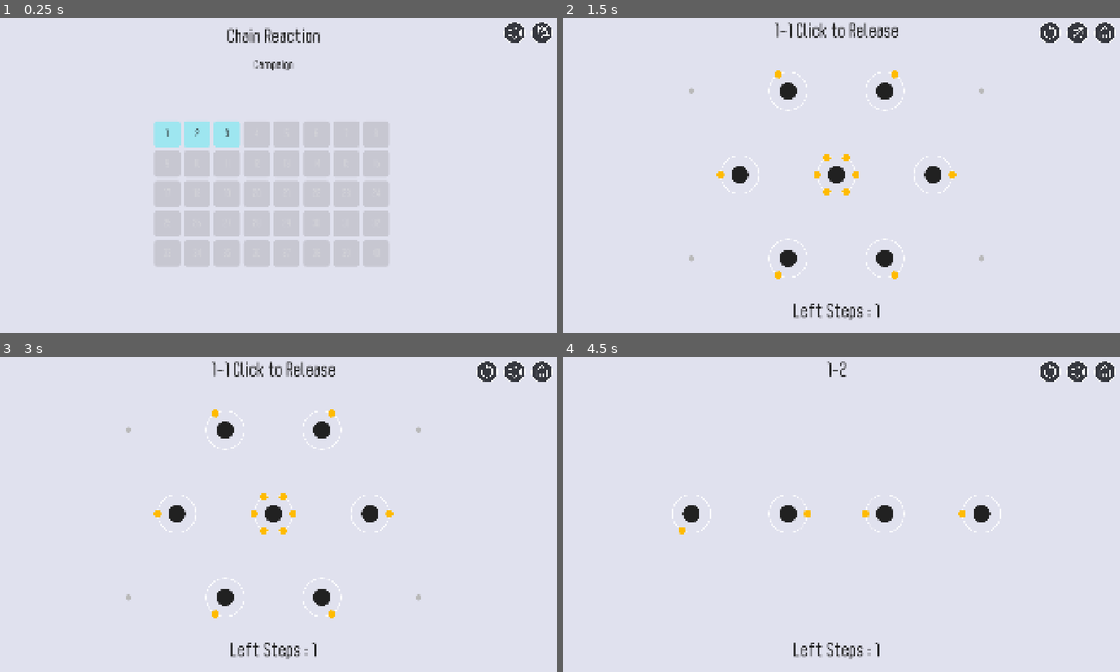
Above: before the commit, frames 1-4 (two rows, left to right).
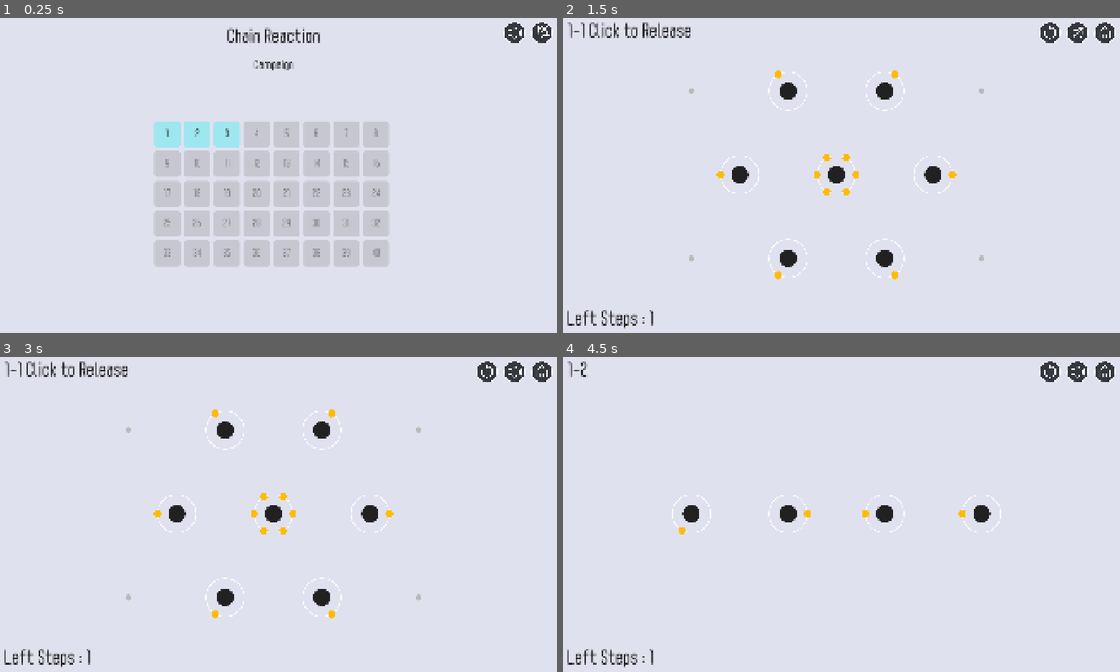
Above: after the commit, the same moments.

Repository: Ggross98/Godot-ChainReaction
Game: Godot game, scene res://scenes/main_menu.tscn
Same seed, same stepped clock (60 frames per second), same inputs: the game is played once before the commit and once after it.
Inputs (mouse positions are in pixels of both pictures, inside the frame that each line leads up to):
- Up to frame 1 (0.25 s): no input
- Up to frame 2 (1.5 s): click (1075, 33) at 0.5 s; click "1" at 1.25 s
- Up to frame 3 (3 s): click (484, 372) at 2 s; click (512, 372) at 2.75 s
- Up to frame 4 (4.5 s): click (1103, 372) at 3.5 s; click "2" at 4.25 s

The runs differ from the first frame. In frame 1, 0.6% of the frame differs, in the area x 29-69%, y 35-76%; in frame 2, 1.5%, in the area x 0-61%, y 1-99%; in frame 3, 1.5%; in frame 4, 0.7%.

Commit message:
优化显示

Diff:
--- /dev/null
+++ b/chain-reaction/assets/ui/hud_theme.tres
@@ -0,0 +1,17 @@
+[gd_resource type="Theme" load_steps=2 format=3]
+
+[ext_resource type="FontFile" uid="uid://cuydmieucdm6p" path="res://assets/fonts/spagi.ttf" id="1_font"]
+
+[resource]
+default_font = ExtResource("1_font")
+default_font_size = 60
+Button/colors/font_color = Color(0.123, 0.123, 0.123, 1)
+Button/colors/font_disabled_color = Color(0.123, 0.123, 0.123, 0.45)
+Button/colors/font_focus_color = Color(0.123, 0.123, 0.123, 1)
+Button/colors/font_hover_color = Color(0.123, 0.123, 0.123, 1)
+Button/colors/font_pressed_color = Color(0.123, 0.123, 0.123, 1)
+Button/font_sizes/font_size = 32
+Button/fonts/font = ExtResource("1_font")
+Label/colors/font_color = Color(0.123, 0.123, 0.123, 1)
+Label/font_sizes/font_size = 60
+Label/fonts/font = ExtResource("1_font")
--- a/chain-reaction/scenes/game.tscn
+++ b/chain-reaction/scenes/game.tscn
@@ -1,23 +1,24 @@
-[gd_scene load_steps=6 format=3 uid="uid://ddmtdjkp4osy3"]
+[gd_scene format=3 uid="uid://ddmtdjkp4osy3"]
 
 [ext_resource type="Script" uid="uid://dyqfq31k1bwe6" path="res://scripts/game.gd" id="1_uwrxv"]
-[ext_resource type="Script" path="res://scripts/view/board_view.gd" id="2_board"]
-[ext_resource type="Texture2D" path="res://assets/sprites/ui/T_arrow_circle.png" id="3_restart"]
-[ext_resource type="Texture2D" path="res://assets/sprites/ui/T_11_home_.png" id="4_home"]
-[ext_resource type="Texture2D" path="res://assets/sprites/ui/sound_on.png" id="5_mute"]
+[ext_resource type="Script" uid="uid://j4fqj6w7veog" path="res://scripts/view/board_view.gd" id="2_board"]
+[ext_resource type="Texture2D" uid="uid://b7n4f6pufikuf" path="res://assets/sprites/ui/T_arrow_circle.png" id="3_restart"]
+[ext_resource type="Texture2D" uid="uid://d6rqs773qcim" path="res://assets/sprites/ui/T_11_home_.png" id="4_home"]
+[ext_resource type="Texture2D" uid="uid://jgv122wcwp1l" path="res://assets/sprites/ui/sound_on.png" id="5_mute"]
+[ext_resource type="Theme" path="res://assets/ui/hud_theme.tres" id="6_theme"]
 
-[node name="Game" type="Node2D"]
+[node name="Game" type="Node2D" unique_id=1332604730]
 script = ExtResource("1_uwrxv")
 
-[node name="Camera2D" type="Camera2D" parent="."]
+[node name="Camera2D" type="Camera2D" parent="." unique_id=2136974943]
 zoom = Vector2(108, 108)
 
-[node name="Board" type="Node2D" parent="."]
+[node name="Board" type="Node2D" parent="." unique_id=480485624]
 script = ExtResource("2_board")
 
-[node name="CanvasLayer" type="CanvasLayer" parent="."]
+[node name="CanvasLayer" type="CanvasLayer" parent="." unique_id=1716961451]
 
-[node name="HUD" type="Control" parent="CanvasLayer"]
+[node name="HUD" type="Control" parent="CanvasLayer" unique_id=269041118]
 layout_mode = 3
 anchors_preset = 15
 anchor_right = 1.0
@@ -25,21 +26,22 @@
 grow_horizontal = 2
 grow_vertical = 2
 mouse_filter = 2
+theme = ExtResource("6_theme")
 
-[node name="Title" type="Label" parent="CanvasLayer/HUD"]
+[node name="Title" type="Label" parent="CanvasLayer/HUD" unique_id=1022264561]
 layout_mode = 1
 anchors_preset = 5
 anchor_left = 0.5
 anchor_right = 0.5
-offset_left = -500.0
+offset_left = -903.0
 offset_top = 20.0
-offset_right = 500.0
+offset_right = 97.0
 offset_bottom = 100.0
 grow_horizontal = 2
-horizontal_alignment = 1
+text = "1-1 Click to Release"
 vertical_alignment = 1
 
-[node name="StateInfo" type="Label" parent="CanvasLayer/HUD"]
+[node name="StateInfo" type="Label" parent="CanvasLayer/HUD" unique_id=2002662140]
 layout_mode = 1
 anchors_preset = 8
 anchor_left = 0.5
@@ -52,26 +54,27 @@
 offset_bottom = 70.0
 grow_horizontal = 2
 grow_vertical = 2
+text = "Completed!"
 horizontal_alignment = 1
 vertical_alignment = 1
 
-[node name="LeftSteps" type="Label" parent="CanvasLayer/HUD"]
+[node name="LeftSteps" type="Label" parent="CanvasLayer/HUD" unique_id=1500403264]
 layout_mode = 1
 anchors_preset = 7
 anchor_left = 0.5
 anchor_top = 1.0
 anchor_right = 0.5
 anchor_bottom = 1.0
-offset_left = -400.0
-offset_top = -120.0
-offset_right = 400.0
-offset_bottom = -40.0
+offset_left = -903.0
+offset_top = -95.0
+offset_right = -103.0
+offset_bottom = -15.0
 grow_horizontal = 2
 grow_vertical = 0
-horizontal_alignment = 1
+text = "Left Steps : 1"
 vertical_alignment = 1
 
-[node name="Buttons" type="HBoxContainer" parent="CanvasLayer/HUD"]
+[node name="Buttons" type="HBoxContainer" parent="CanvasLayer/HUD" unique_id=236601077]
 layout_mode = 1
 anchors_preset = 1
 anchor_left = 1.0
@@ -84,56 +87,59 @@
 theme_override_constants/separation = 20
 alignment = 2
 
-[node name="Restart" type="TextureButton" parent="CanvasLayer/HUD/Buttons"]
+[node name="Restart" type="TextureButton" parent="CanvasLayer/HUD/Buttons" unique_id=636563341]
 custom_minimum_size = Vector2(72, 72)
 layout_mode = 2
 texture_normal = ExtResource("3_restart")
 ignore_texture_size = true
 stretch_mode = 5
 
-[node name="Mute" type="TextureButton" parent="CanvasLayer/HUD/Buttons"]
+[node name="Mute" type="TextureButton" parent="CanvasLayer/HUD/Buttons" unique_id=1260585319]
 custom_minimum_size = Vector2(72, 72)
 layout_mode = 2
 texture_normal = ExtResource("5_mute")
 ignore_texture_size = true
 stretch_mode = 5
 
-[node name="Home" type="TextureButton" parent="CanvasLayer/HUD/Buttons"]
+[node name="Home" type="TextureButton" parent="CanvasLayer/HUD/Buttons" unique_id=1328841580]
 custom_minimum_size = Vector2(72, 72)
 layout_mode = 2
 texture_normal = ExtResource("4_home")
 ignore_texture_size = true
 stretch_mode = 5
 
-[node name="DebugBar" type="HBoxContainer" parent="CanvasLayer/HUD"]
+[node name="DebugBar" type="HBoxContainer" parent="CanvasLayer/HUD" unique_id=1743908135]
 layout_mode = 1
 anchors_preset = 2
 anchor_top = 1.0
 anchor_bottom = 1.0
-offset_left = 24.0
+offset_left = 1201.0
 offset_top = -80.0
-offset_right = 720.0
+offset_right = 1897.0
 offset_bottom = -24.0
 grow_vertical = 0
 theme_override_constants/separation = 12
+alignment = 2
 
-[node name="Pack" type="Button" parent="CanvasLayer/HUD/DebugBar"]
+[node name="Pack" type="Button" parent="CanvasLayer/HUD/DebugBar" unique_id=1694558484]
 custom_minimum_size = Vector2(80, 48)
 layout_mode = 2
 text = "Pack"
 
-[node name="Prev" type="Button" parent="CanvasLayer/HUD/DebugBar"]
+[node name="Prev" type="Button" parent="CanvasLayer/HUD/DebugBar" unique_id=229741036]
 custom_minimum_size = Vector2(80, 48)
 layout_mode = 2
 text = "Prev"
 
-[node name="MapId" type="Label" parent="CanvasLayer/HUD/DebugBar"]
+[node name="MapId" type="Label" parent="CanvasLayer/HUD/DebugBar" unique_id=111002299]
 custom_minimum_size = Vector2(280, 0)
 layout_mode = 2
+theme_override_font_sizes/font_size = 28
+text = "Campaign  1-1  1 / 40"
 horizontal_alignment = 1
 vertical_alignment = 1
 
-[node name="Next" type="Button" parent="CanvasLayer/HUD/DebugBar"]
+[node name="Next" type="Button" parent="CanvasLayer/HUD/DebugBar" unique_id=402108538]
 custom_minimum_size = Vector2(80, 48)
 layout_mode = 2
 text = "Next"
--- a/chain-reaction/scenes/main_menu.tscn
+++ b/chain-reaction/scenes/main_menu.tscn
@@ -1,15 +1,38 @@
-[gd_scene load_steps=5 format=3 uid="uid://v1fjjg7kupvx"]
+[gd_scene format=3 uid="uid://v1fjjg7kupvx"]
 
-[ext_resource type="Script" path="res://scripts/main_menu.gd" id="1_l6cm7"]
-[ext_resource type="Texture2D" path="res://assets/sprites/ui/sound_on.png" id="2_mute"]
-[ext_resource type="Texture2D" path="res://assets/sprites/ui/T_5_x_.png" id="3_exit"]
+[ext_resource type="Script" uid="uid://css0ynvh1pm2y" path="res://scripts/main_menu.gd" id="1_l6cm7"]
+[ext_resource type="Texture2D" uid="uid://jgv122wcwp1l" path="res://assets/sprites/ui/sound_on.png" id="2_mute"]
+[ext_resource type="Texture2D" uid="uid://dwu6eh0iraed2" path="res://assets/sprites/ui/T_5_x_.png" id="3_exit"]
+[ext_resource type="Theme" path="res://assets/ui/hud_theme.tres" id="4_theme"]
 
-[node name="MainMenu" type="Node2D"]
+[sub_resource type="StyleBoxFlat" id="StyleBoxFlat_unlocked"]
+content_margin_left = 8.0
+content_margin_top = 8.0
+content_margin_right = 8.0
+content_margin_bottom = 8.0
+bg_color = Color(0.62, 0.9, 0.94, 1)
+corner_radius_top_left = 10
+corner_radius_top_right = 10
+corner_radius_bottom_right = 10
+corner_radius_bottom_left = 10
+
+[sub_resource type="StyleBoxFlat" id="StyleBoxFlat_locked"]
+content_margin_left = 8.0
+content_margin_top = 8.0
+content_margin_right = 8.0
+content_margin_bottom = 8.0
+bg_color = Color(0.78, 0.78, 0.82, 1)
+corner_radius_top_left = 10
+corner_radius_top_right = 10
+corner_radius_bottom_right = 10
+corner_radius_bottom_left = 10
+
+[node name="MainMenu" type="Node2D" unique_id=852002600]
 script = ExtResource("1_l6cm7")
 
-[node name="CanvasLayer" type="CanvasLayer" parent="."]
+[node name="CanvasLayer" type="CanvasLayer" parent="." unique_id=1094178164]
 
-[node name="HUD" type="Control" parent="CanvasLayer"]
+[node name="HUD" type="Control" parent="CanvasLayer" unique_id=213004564]
 layout_mode = 3
 anchors_preset = 15
 anchor_right = 1.0
@@ -17,8 +40,9 @@
 grow_horizontal = 2
 grow_vertical = 2
 mouse_filter = 2
+theme = ExtResource("4_theme")
 
-[node name="Title" type="Label" parent="CanvasLayer/HUD"]
+[node name="Title" type="Label" parent="CanvasLayer/HUD" unique_id=1037506491]
 layout_mode = 1
 anchors_preset = 5
 anchor_left = 0.5
@@ -28,10 +52,11 @@
 offset_right = 500.0
 offset_bottom = 120.0
 grow_horizontal = 2
+text = "Chain Reaction"
 horizontal_alignment = 1
 vertical_alignment = 1
 
-[node name="Buttons" type="HBoxContainer" parent="CanvasLayer/HUD"]
+[node name="Buttons" type="HBoxContainer" parent="CanvasLayer/HUD" unique_id=402847644]
 layout_mode = 1
 anchors_preset = 1
 anchor_left = 1.0
@@ -44,21 +69,21 @@
 theme_override_constants/separation = 20
 alignment = 2
 
-[node name="Mute" type="TextureButton" parent="CanvasLayer/HUD/Buttons"]
+[node name="Mute" type="TextureButton" parent="CanvasLayer/HUD/Buttons" unique_id=2021622194]
 custom_minimum_size = Vector2(72, 72)
 layout_mode = 2
 texture_normal = ExtResource("2_mute")
 ignore_texture_size = true
 stretch_mode = 5
 
-[node name="Exit" type="TextureButton" parent="CanvasLayer/HUD/Buttons"]
+[node name="Exit" type="TextureButton" parent="CanvasLayer/HUD/Buttons" unique_id=471906655]
 custom_minimum_size = Vector2(72, 72)
 layout_mode = 2
 texture_normal = ExtResource("3_exit")
 ignore_texture_size = true
 stretch_mode = 5
 
-[node name="Mode" type="Button" parent="CanvasLayer/HUD"]
+[node name="Mode" type="Button" parent="CanvasLayer/HUD" unique_id=534249450]
 layout_mode = 1
 anchors_preset = 5
 anchor_left = 0.5
@@ -68,9 +93,11 @@
 offset_right = 160.0
 offset_bottom = 204.0
 grow_horizontal = 2
+theme_override_font_sizes/font_size = 40
+text = "Campaign"
 flat = true
 
-[node name="CampaignGrid" type="GridContainer" parent="CanvasLayer/HUD"]
+[node name="CampaignGrid" type="GridContainer" parent="CanvasLayer/HUD" unique_id=1524832237]
 layout_mode = 1
 anchors_preset = 8
 anchor_left = 0.5
@@ -87,7 +114,60 @@
 theme_override_constants/v_separation = 12
 columns = 8
 
-[node name="CustomGrid" type="GridContainer" parent="CanvasLayer/HUD"]
+[node name="Preview1" type="Button" parent="CanvasLayer/HUD/CampaignGrid" unique_id=501761848]
+custom_minimum_size = Vector2(88, 88)
+layout_mode = 2
+theme_override_styles/normal = SubResource("StyleBoxFlat_unlocked")
+text = "1"
+
+[node name="Preview2" type="Button" parent="CanvasLayer/HUD/CampaignGrid" unique_id=2115351288]
+custom_minimum_size = Vector2(88, 88)
+layout_mode = 2
+theme_override_styles/normal = SubResource("StyleBoxFlat_unlocked")
+text = "2"
+
+[node name="Preview3" type="Button" parent="CanvasLayer/HUD/CampaignGrid" unique_id=1579035340]
+custom_minimum_size = Vector2(88, 88)
+layout_mode = 2
+theme_override_styles/normal = SubResource("StyleBoxFlat_unlocked")
+text = "3"
+
+[node name="Preview4" type="Button" parent="CanvasLayer/HUD/CampaignGrid" unique_id=2026313594]
+custom_minimum_size = Vector2(88, 88)
+layout_mode = 2
+theme_override_styles/disabled = SubResource("StyleBoxFlat_locked")
+disabled = true
+text = "4"
+
+[node name="Preview5" type="Button" parent="CanvasLayer/HUD/CampaignGrid" unique_id=912318585]
+custom_minimum_size = Vector2(88, 88)
+layout_mode = 2
+theme_override_styles/disabled = SubResource("StyleBoxFlat_locked")
+disabled = true
+text = "5"
+
+[node name="Preview6" type="Button" parent="CanvasLayer/HUD/CampaignGrid" unique_id=1668538044]
+custom_minimum_size = Vector2(88, 88)
+layout_mode = 2
+theme_override_styles/disabled = SubResource("StyleBoxFlat_locked")
+disabled = true
+text = "6"
+
+[node name="Preview7" type="Button" parent="CanvasLayer/HUD/CampaignGrid" unique_id=445985045]
+custom_minimum_size = Vector2(88, 88)
+layout_mode = 2
+theme_override_styles/disabled = SubResource("StyleBoxFlat_locked")
+disabled = true
+text = "7"
+
+[node name="Preview8" type="Button" parent="CanvasLayer/HUD/CampaignGrid" unique_id=936930186]
+custom_minimum_size = Vector2(88, 88)
+layout_mode = 2
+theme_override_styles/disabled = SubResource("StyleBoxFlat_locked")
+disabled = true
+text = "8"
+
+[node name="CustomGrid" type="GridContainer" parent="CanvasLayer/HUD" unique_id=1025710595]
 visible = false
 layout_mode = 1
 anchors_preset = 8
